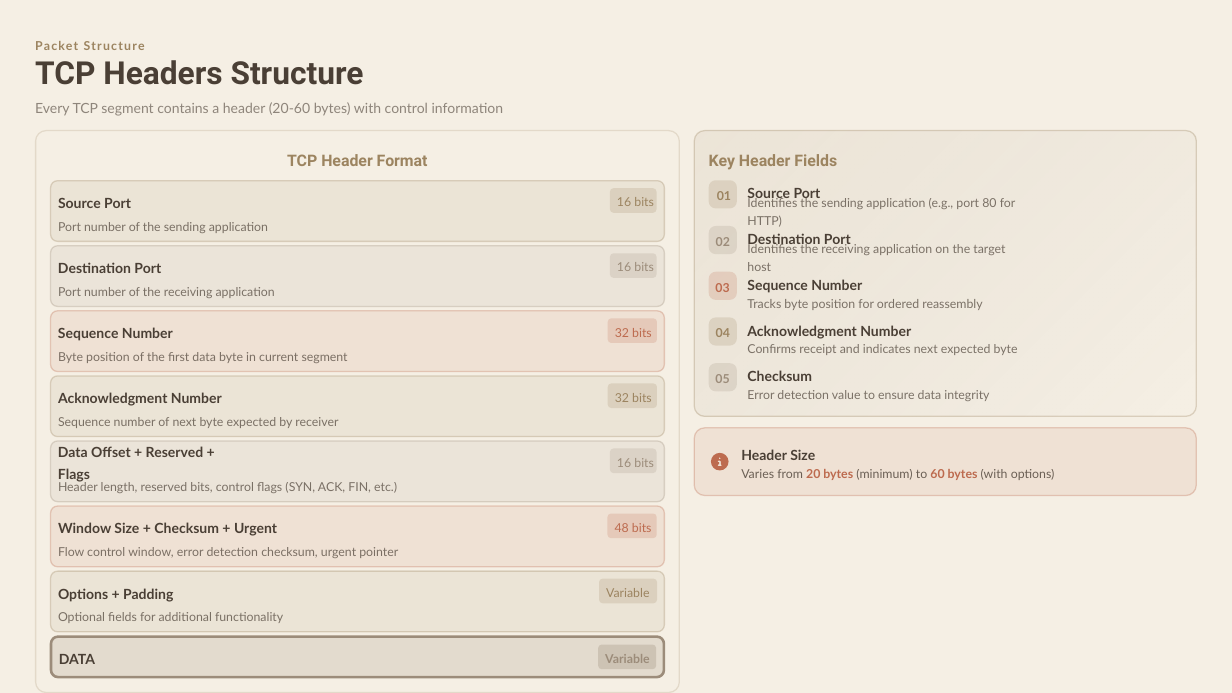
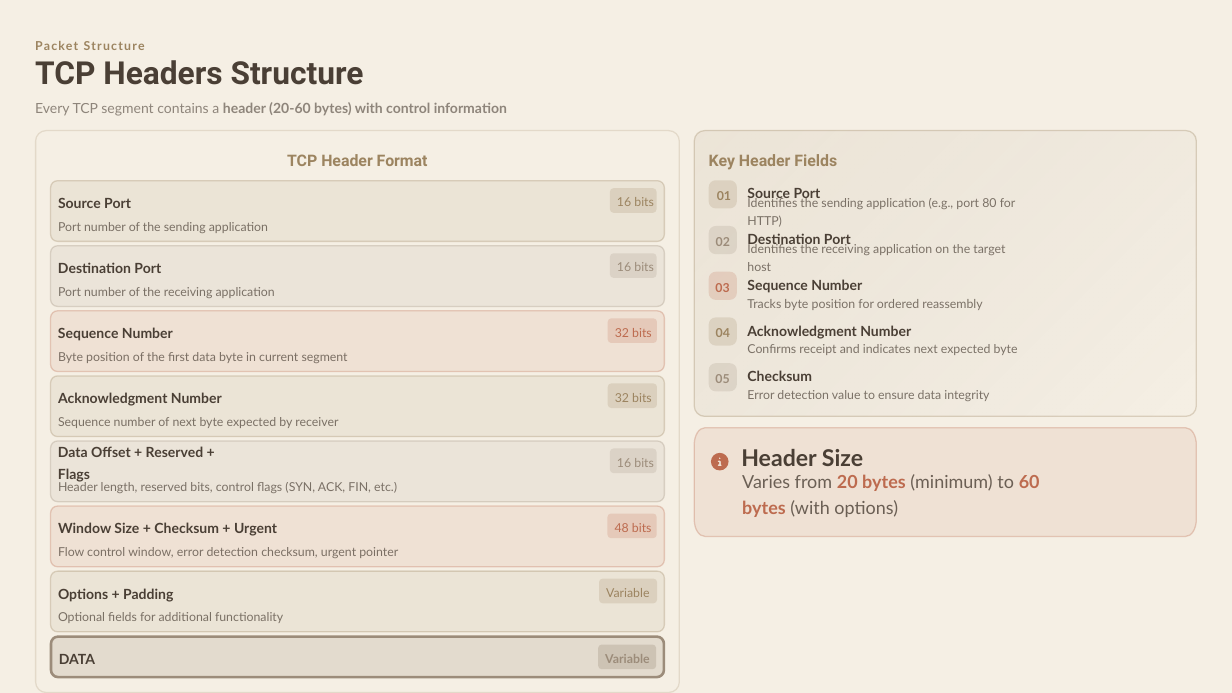
Before and after one commit to nabila-nuzhat/backend, a slide deck: slide 9 of network/sir-slides/2. Networking_Protocols_Deep_Dive_PDS_Light_Earthy.pptx. Drawn at 1232x693 pixels with LibreOffice and Linux fonts; fonts in the diff are those of the drawing. Boxes give left, top, right and bottom in pixels: in the first picture for what was removed or moved away, otherwise in the second. Text is boxed around its words. In the diff, an @@ line names an element or a change of style, - is before the commit and + after.

```diff
--- a/network/sir-slides/2. Networking_Protocols_Deep_Dive_PDS_Light_Earthy.pptx
+++ b/network/sir-slides/2. Networking_Protocols_Deep_Dive_PDS_Light_Earthy.pptx
@@ text "Every TCP segment contains a ..." at (35, 102, 507, 116): bold on in "header (20-60 bytes) with control information" @@
@@ freeform shape: place and size @@
-freeform shape at (694, 428, 1196, 495)
+freeform shape at (694, 428, 1196, 537)
@@ text "Header Size" at (741, 449, 863, 466): size 11 to 18 pt @@
@@ text "Varies from 20 bytes (minimum) ..." at (742, 474, 1040, 517): size 9.6 to 14 pt @@
```
Also in this commit, not shown: 2 other slides changed, 6 other files.
